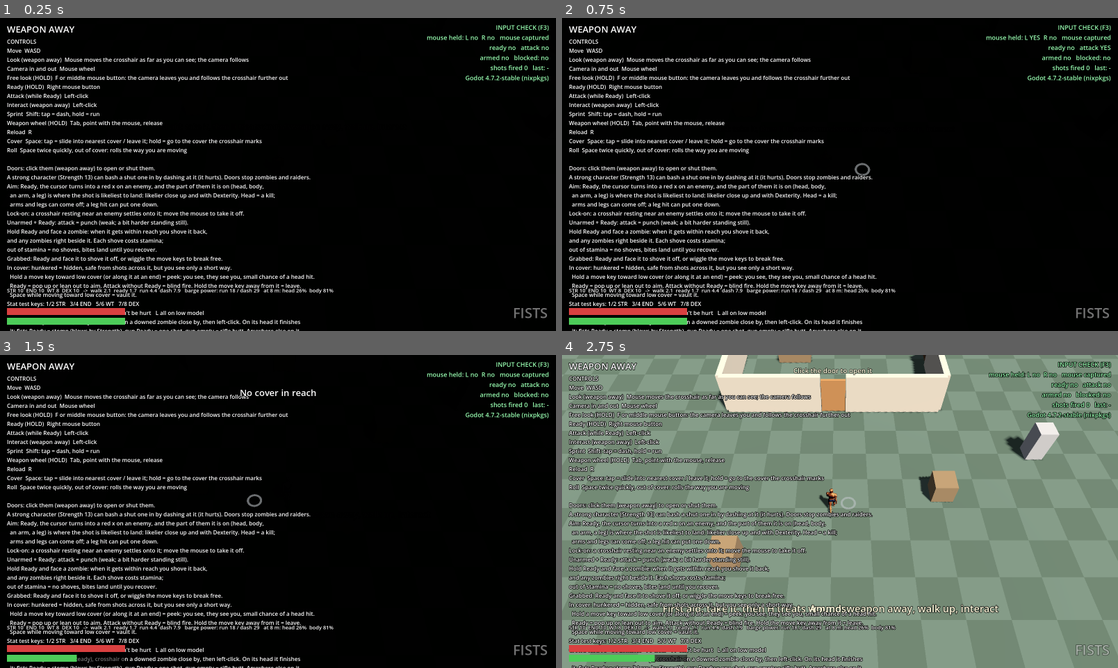
Above: before the commit, frames 1-4 (two rows, left to right).
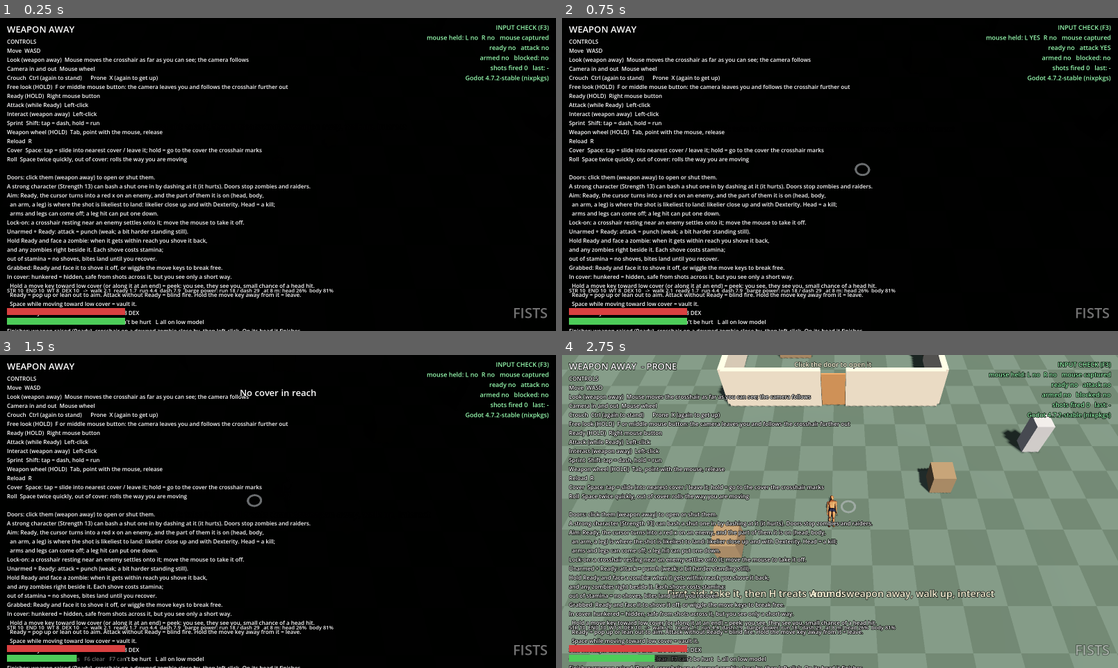
Above: after the commit, the same moments.

Repository: RuneTV64/twinsticksofdepth
Game: Godot game, scene res://main.tscn
Two runs of this game, one before a commit and one after it. Both use one fixed random seed, a clock stepped at 60 frames per second and the inputs below.
Inputs (mouse positions are in pixels of both pictures, inside the frame that each line leads up to):
- Up to frame 1 (0.25 s): no input
- Up to frame 2 (0.75 s): tap Enter at 0.5 s; move the mouse to (867, 174) at 0.52 s; hold W (move_up) from 0.53 s (still down); hold Space (cover) from 0.53 s (still down); click (867, 174) at 0.67 s
- Up to frame 3 (1.5 s): keep holding W (move_up); tap Shift (sprint) at 0.8, 1.35 s; move the mouse to (250, 511) at 1.27 s; release Space (cover) at 1.28 s
- Up to frame 4 (2.75 s): keep holding W (move_up); tap Ctrl (crouch, bound only after the commit) at 1.55, 2.1 s; move the mouse to (851, 505) at 2.02 s; tap X (prone, bound only after the commit) at 2.3 s

The runs differ from the first frame. In frame 1, 9.5% of the frame differs, in the area x 1-57%, y 18-100%; in frame 2, 9.5%; in frame 3, 9.6%; in frame 4, 20%, in the area x 1-90%, y 0-100%.

Commit message:
Stealth: raiders know only what they see or hear; crouch and prone
Raiders see in a cone, take time to notice you, hear footsteps, and when
shot from out of sight learn only the direction. The player can crouch
(Ctrl) and go prone (X): slower, quieter, seen from less far, and hidden
behind low cover.

Co-Authored-By: Claude Fable 5.2 <noreply@anthropic.com>
Claude-Session: https://claude.ai/code/session_016fBGAUWu2qzw7nE8geQqSy

Diff:
--- a/enemy.gd
+++ b/enemy.gd
@@ -1077,7 +1077,8 @@
 	var best_d := INF
 	if player != null and not player.dead:
 		var dp := Vector2(player.global_position.x - global_position.x, player.global_position.z - global_position.z).length()
-		var notice := aggro_range * (HIDDEN_NOTICE if player.in_cover and player.hidden_from(global_position) else 1.0)
+		var notice := aggro_range * (HIDDEN_NOTICE if player.in_cover and player.hidden_from(global_position) else 1.0) \
+			* player.seen_mult()   # crouched or flat, it has to be nearer to notice you
 		if dp < notice:
 			best = player
 			best_d = dp
@@ -1131,6 +1132,8 @@
 	var notice := aggro_range
 	if prey.in_cover and prey.hidden_from(global_position):
 		notice *= HIDDEN_NOTICE
+	if prey == player:
+		notice *= player.seen_mult()
 	chasing = dist < notice
 	if _was_chasing and not chasing:
 		hear_noise(prey.global_position)
--- a/hud.gd
+++ b/hud.gd
@@ -26,6 +26,7 @@
 Move  WASD
 Look (weapon away)  Mouse moves the crosshair as far as you can see; the camera follows
 Camera in and out  Mouse wheel
+Crouch  Ctrl (again to stand)      Prone  X (again to get up)
 Free look (HOLD)  F or middle mouse button: the camera leaves you and follows the crosshair further out
 Ready (HOLD)  Right mouse button
 Attack (while Ready)  Left-click
@@ -385,6 +386,8 @@
 			stance += "  - SPENT"
 		else:
 			stance += "  - guarding"
+	if player.posture > 0:
+		stance += "  - CROUCHED" if player.posture == 1 else "  - PRONE"
 	if player.running:
 		stance += "  - running"
 	if player.cover_entering:
--- a/input_setup.gd
+++ b/input_setup.gd
@@ -37,6 +37,12 @@
 	_action("reload", 0.5)
 	_key("reload", KEY_R)
 
+	# Crouch and prone: each key gets you down, and up again.
+	_action("crouch", 0.5)
+	_key("crouch", KEY_CTRL)
+	_action("prone", 0.5)
+	_key("prone", KEY_X)
+
 	# HOLD: the camera lets go of you and follows the crosshair further out.
 	_action("free_look", 0.5)
 	_key("free_look", KEY_F)
--- a/player.gd
+++ b/player.gd
@@ -344,6 +344,22 @@
 var _dash_dir := Vector3.ZERO
 var _stagger := 0.0
 var held_by: Array[Enemy] = []   # zombies that have hold of you
+## How you are standing: 0 on your feet, 1 crouched, 2 flat on the ground. Lower is slower, quieter and harder
+## to see, and your own eyes are lower too.
+var posture := 0
+var prone_w := 0.0               # for the body: 1 = lying flat
+@export_group("Stealth")
+@export var crouch_speed := 0.55         # of walking speed
+@export var prone_speed := 0.25
+@export var crouch_seen := 0.65          # crouched, you are seen from this much of the usual distance
+@export var prone_seen := 0.4
+@export var crouch_hide_reach := 1.3     # m: crouched this close behind low cover, it hides you from the far side
+@export var prone_hide_reach := 2.6
+@export var noise_run := 10.0            # m your footsteps carry: running
+@export var noise_walk := 4.5
+@export var noise_crouch := 1.5
+@export var noise_prone := 0.8
+@export_group("")
 ## What you carry: weighted slots (inventory.gd).
 var inv := Inventory.new()
 ## Seeing to your wounds (the treatment screen is open). You don't move, and you see only a short way.
@@ -583,7 +599,7 @@
 ## True while your guard is up: Ready unarmed with stamina left to spend.
 ## A drained guard stays down until you've caught your breath (winded clears).
 func is_guarding() -> bool:
-	return armed and is_melee() and not dead and not winded and stamina > 0.0 and not sheet.one_armed
+	return armed and is_melee() and not dead and not winded and stamina > 0.0 and not sheet.one_armed and posture != 2
 
 
 func equip(w: String) -> void:
@@ -711,6 +727,7 @@
 			return
 
 	_update_wheel()
+	_update_posture()
 	_update_stance()
 	_update_aim(delta)
 	_update_cover(delta, move_dir)
@@ -749,7 +766,7 @@
 			spd = run_speed
 		var tired := fatigue()
 		spd *= lerpf(1.0, fatigue_min_speed, tired)
-		spd *= held_speed() * sheet.speed_mult
+		spd *= held_speed() * sheet.speed_mult * [1.0, crouch_speed, prone_speed][posture]
 		if perch > 0.25:
 			spd *= pile_speed   # wading over bodies
 			if move_dir.length() > 0.1:
@@ -1068,7 +1085,7 @@
 			lean = d3 * cover_side * (1.0 if cover_mode == "pop" else 0.7)
 	elif _vault_t > 0.0:
 		crouch = 0.7
-	cover_crouch = crouch
+	cover_crouch = crouch if posture != 1 else maxf(crouch, 0.75)
 	cover_lean_dir = lean
 
 
@@ -1254,7 +1271,7 @@
 
 ## A roll along the ground, the way you are moving (or facing, if you aren't moving).
 func _start_roll(move_dir: Vector3) -> void:
-	if _roll_t > 0.0 or _roll_rec_t > 0.0 or _vault_t > 0.0 or dead or sheet.lame:
+	if _roll_t > 0.0 or _roll_rec_t > 0.0 or _vault_t > 0.0 or dead or sheet.lame or posture == 2:
 		return
 	if not held_by.is_empty():
 		show_status("Held! Shove it off or struggle", 0.8)
@@ -1468,11 +1485,11 @@
 	# Peeking or popped out, your view is back (and you can be seen).
 	var hunkered := in_cover and cover_mode == "hunker"
 	var eyes_down := treating and not treat_look
-	var low_eyes := in_cover and cover_face != null and cover_face.low and (hunkered or cover_side != 0)
+	var low_eyes := (in_cover and cover_face != null and cover_face.low and (hunkered or cover_side != 0)) or posture == 1
 	var k := 1.0 - exp(-10.0 * delta) if delta > 0.0 else 1.0
 	view_range = lerpf(view_range, treat_sight if eyes_down else (cover_hunker_sight if hunkered else sight_range), k)
 	view_near = lerpf(view_near, treat_sight if eyes_down else (cover_hunker_sight if hunkered else sight_near), k)
-	_eye_h = lerpf(_eye_h, (0.6 if low_eyes else sight_eye_height) + perch, k)   # higher up, you see over more
+	_eye_h = lerpf(_eye_h, (0.3 if posture == 2 else (0.6 if low_eyes else sight_eye_height)) + perch, k)   # higher up, you see over more
 	if sight_rays.size() != SIGHT_RAYS:
 		sight_rays.resize(SIGHT_RAYS)
 	if _sight_query == null:
@@ -1662,7 +1679,7 @@
 
 	var want_run := _sprint_t > sprint_tap_time and not armed and move_dir.length() > 0.1 \
 		and not winded and _stagger <= 0.0 and held_by.is_empty() and not in_cover and not cover_entering \
-		and perch <= 0.25 and not sheet.lame
+		and perch <= 0.25 and not sheet.lame and posture != 2
 	running = want_run and stamina > 0.0
 	if running:
 		stamina = maxf(stamina - run_drain * sheet.stamina_cost_mult * delta, 0.0)
@@ -1680,6 +1697,9 @@
 
 
 func _try_dash(move_dir: Vector3) -> void:
+	if posture == 2:
+		show_status("Get up first", 0.8)
+		return
 	if sheet.lame:
 		show_status("Not on one leg", 0.8)
 		return
@@ -1918,6 +1938,8 @@
 ## Throw a punch. It doesn't stop you moving. The less stamina you have, the slower and
 ## weaker it is.
 func _punch() -> void:
+	if posture == 2:
+		return   # not from flat on the ground
 	var tired := 1.0 - clampf(stamina / max_stamina, 0.0, 1.0)
 	var slow := lerpf(1.0, punch_tired_slow, tired)
 	_swing_power = lerpf(1.0, punch_tired_damage, tired)
@@ -2273,6 +2295,53 @@
 	e.rise_from_death()
 
 
+## Crouch (Ctrl) and prone (X): each key gets you down and up again. Anything that needs your legs under you
+## (cover, a dash, a roll, a vault, a run, being grabbed) stands you up.
+func _update_posture() -> void:
+	if Input.is_action_just_pressed("crouch"):
+		posture = 0 if posture == 1 else 1
+	if Input.is_action_just_pressed("prone"):
+		posture = 0 if posture == 2 else 2
+	if in_cover or cover_entering or _dash_t > 0.0 or _roll_t > 0.0 or _roll_rec_t > 0.0 or _vault_t > 0.0 \
+			or not held_by.is_empty() or running or dead or perch > 0.25:
+		posture = 0
+	prone_w = 1.0 if posture == 2 else 0.0
+
+
+## How far off you can be seen, as a share of the watcher's usual range.
+func seen_mult() -> float:
+	return [1.0, crouch_seen, prone_seen][posture]
+
+
+## How far your footsteps carry right now (0 = silent: standing still).
+func noise_radius() -> float:
+	var v := Vector2(velocity.x, velocity.z).length()
+	if v < 0.3 or dead:
+		return 0.0
+	if posture == 2:
+		return noise_prone
+	if posture == 1:
+		return noise_crouch
+	return noise_run if (running or _dash_t > 0.0 or _roll_t > 0.0) else noise_walk
+
+
+## Down low behind something: is it between you and whoever is looking from `from`? (Crouched, low cover close
+## in front of you; flat on the ground, a little further off. Being "in cover" is the cover system's own rule.)
+func low_hidden_from(from: Vector3) -> bool:
+	if posture == 0:
+		return false
+	var me := Vector2(global_position.x, global_position.z)
+	var them := Vector2(from.x, from.z)
+	var reach := crouch_hide_reach if posture == 1 else prone_hide_reach
+	for b in Cover.boxes:
+		if not b.low or not Cover.crosses(them, me, b.rect):
+			continue
+		var near := Vector2(clampf(me.x, b.rect.position.x, b.rect.end.x), clampf(me.y, b.rect.position.y, b.rect.end.y))
+		if me.distance_to(near) <= reach:
+			return true
+	return false
+
+
 ## Sit down and see to your wounds (H), or put it down again.
 func toggle_treat() -> void:
 	if treating:
--- a/player_body.gd
+++ b/player_body.gd
@@ -74,6 +74,7 @@
 var _fist_w := 0.0
 var _gun_w := 0.0
 var _dead_w := 0.0
+var _prone_w := 0.0                 # 1 = flat on the ground, face down (a stand-in: the whole body tipped over)
 var _cover_w := 0.0                 # how far down behind cover (0 standing .. 1 squatting)
 var _lean := 0.0                    # leaning out round an end: + = to the body's left
 var _blind_w := 0.0                 # holding the gun up over, or out round, cover to fire blind
@@ -208,6 +209,7 @@
 	var blind: bool = not melee and (p.cover_blind or p._blind_t > 0.0)
 	_gun_w = _ease(_gun_w, 1.0 if (p.armed or blind) and not melee else 0.0, 16.0, delta)
 	_cover_w = _ease(_cover_w, p.cover_crouch, 13.0, delta)
+	_prone_w = _ease(_prone_w, p.prone_w, 7.0, delta)
 	_lean = _ease(_lean, p.cover_lean_dir.dot(left), 12.0, delta)
 	_blind_w = _ease(_blind_w, 1.0 if blind else 0.0, 16.0, delta)
 	_slide_w = _ease(_slide_w, 1.0 if p.cover_entering else 0.0, 18.0, delta)
@@ -293,6 +295,8 @@
 	var bend := 0.1 * ready_w + 0.14 * tired - 0.022 * b * ba - 0.22 * _flinch - 0.05 * _recoil + 0.14 * shove \
 		+ 0.42 * _cover_w - 0.3 * _slide_w + 0.35 * _vault_w + 0.75 * _roll_w + 0.35 * rising   # hunched behind cover, leaning back in a slide, curled in a roll
 	_tq[_hips] = _ry(hip_yaw + 0.4 * stance_yaw - 0.09 * sn * m) * _rz(-0.035 * cs * m)
+	if _prone_w > 0.001:
+		_tq[_hips] = _rx(1.5 * _prone_w) * _tq[_hips]
 	_tq[_chest] = _ry(-hip_yaw + 0.6 * stance_yaw + punch_twist + 0.12 * _look) \
 		* Quaternion(lean_axis, lean) * _rx(bend) * _rz(-0.34 * _lean) \
 		* _ry(0.19 * sn * m * (1.0 + 0.6 * _run_w)) * _rz(0.035 * cs * m + 0.014 * sw)
--- a/raider.gd
+++ b/raider.gd
@@ -27,7 +27,11 @@
 @export var raider_hp := 60.0           # at Constitution 10
 @export var sight := 18.0               # m. Lowered from 26 (owner, 20 Nov 2026): they shot you from further than you could look
 @export var sight_fov_deg := 150.0      # on watch: how wide in front it notices you
-@export var close_sense := 4.0          # m: on watch, it notices you this close whichever way it faces
+@export var fight_fov_deg := 240.0      # in a fight it is looking about for you, but still not behind itself
+@export var close_sense := 4.0          # (no longer used: it has no eyes in the back of its head; it hears footsteps)
+## Noticing takes time: this long at arm's length, this long at the edge of its sight; longer the lower you are.
+@export var notice_time := Vector2(0.25, 1.6)
+@export var notice_fade := 3.0          # s for a half-formed suspicion to go
 @export var shot_damage := 12.0
 @export var spread_deg := 5.0           # at Dexterity 10, calm: its shots go this far either side of you
 @export var aim_time := 0.55            # s popped out before the first shot
@@ -65,6 +69,7 @@
 var reticle_visible := false
 var reticle_offset := Vector3.ZERO
 var cover_crouch := 0.0
+var prone_w := 0.0                 # (the body reads it; raiders don't go prone yet)
 var cover_lean_dir := Vector3.ZERO
 var cover_blind := false
 var cover_entering := false
@@ -106,6 +111,8 @@
 var _blind_left := 0
 var _unseen_t := 99.0
 var _see_t := 0.0
+var notice := 0.0                  # 0 nothing .. 1 it has seen you
+var _steps_t := 0.0
 var _cover_cd := 0.0
 var _cover_timeout := 0.0
 var _u := 0.0
@@ -251,7 +258,32 @@
 	_unseen_t += delta
 	if _see_t <= 0.0:
 		_see_t = 0.2
-		sees = _can_see_player()
+		var in_view := _can_see_player()
+		var d_p := _xz(player.global_position - global_position).length()
+		if mode == "fight":
+			sees = in_view
+			notice = 1.0 if in_view else notice
+		else:
+			# On watch or searching: a glimpse isn't knowing. It builds, faster close up, slower the lower you are;
+			# a half-formed one turns its head your way.
+			if in_view:
+				var t: float = lerpf(notice_time.x, notice_time.y, clampf(d_p / sight, 0.0, 1.0)) * [1.0, 1.8, 2.5][player.posture]
+				if player.running:
+					t *= 0.6
+				notice = minf(notice + 0.2 / t, 1.0)
+				if notice >= 0.25 and notice < 1.0:
+					var to_p := player.global_position - global_position
+					to_p.y = 0.0
+					_turn(to_p.normalized(), 6.0, 0.2)
+			else:
+				notice = maxf(notice - 0.2 / notice_fade, 0.0)
+			sees = notice >= 1.0
+		# Footsteps: it hears what it can't see, and goes to look. It learns where the sound was, no more.
+		_steps_t -= 0.2
+		var nr: float = player.noise_radius()
+		if not sees and not player.dead and nr > 0.0 and d_p <= nr and _steps_t <= 0.0:
+			_steps_t = 1.0
+			hear_noise(player.global_position, true)
 		if sees:
 			last_seen = player.global_position
 			_unseen_t = 0.0
@@ -348,9 +380,12 @@
 	var to := player.global_position - global_position
 	to.y = 0.0
 	var d := to.length()
-	if d > sight or player.hidden_from(global_position) or hidden_from(player.global_position):
+	if d > sight * player.seen_mult() or player.hidden_from(global_position) or hidden_from(player.global_position) \
+			or player.low_hidden_from(global_position):
 		return false
-	if mode != "fight" and d > close_sense and facing.dot(to / maxf(d, 0.01)) < cos(deg_to_rad(sight_fov_deg) * 0.5):
+	# It sees only what is in front of it. (What is behind it, it has to hear.)
+	var fov := fight_fov_deg if mode == "fight" else sight_fov_deg
+	if d > 0.8 and facing.dot(to / maxf(d, 0.01)) < cos(deg_to_rad(fov) * 0.5):
 		return false
 	var eye := Vector3.UP * 1.5
 	return Projectile.wall_hit(get_world_3d().direct_space_state, global_position + eye,
@@ -398,9 +433,12 @@
 		return
 	if not by_player:
 		return
-	# It knows roughly where that came from.
+	# It knows which way that came from, not where you are: somewhere back along the shot.
 	if not sees and player != null:
-		last_seen = player.global_position
+		var back := Vector3(-dir.x, 0.0, -dir.z)
+		if back.length() > 0.01:
+			var far := minf(_xz(player.global_position - global_position).length(), 9.0) * randf_range(0.6, 1.0)
+			last_seen = global_position + back.normalized().rotated(Vector3.UP, randf_range(-0.3, 0.3)) * far
 		_unseen_t = minf(_unseen_t, lose_time * 0.5)
 	if mode != "fight":
 		_alert()
--- a/tools/cover_pose_preview.gd
+++ b/tools/cover_pose_preview.gd
@@ -6,7 +6,7 @@
 ## Run from a scratch copy of the game project (copy this file to its root), software OpenGL under xvfb:
 ##   ROW=0 OUT=/tmp/cover_0.png xvfb-run -a -s "-screen 0 2400x1600x24" godot --rendering-driver opengl3 \
 ##       --resolution 2240x560 -s res://cover_pose_preview.gd
-## ROW 0 = low cover, ROW 1 = high cover and the vault. Stack the rows with any image tool.
+## ROW 0 = low cover, ROW 1 = high cover and the vault, ROW 2 = crouched and prone (no cover). Stack the rows with any image tool.
 ## Test-only patch for the software renderer: it skips the linear->sRGB step, so the skin shader outputs its
 ## palette colors directly.
 
@@ -28,6 +28,16 @@
 			["Ready: up over it", 1.2, -1, {"armed": true, "weapon": "gun"}],
 			["Blind fire over it", 1.2, -1, {"cover_crouch": 1.0, "cover_blind": true, "weapon": "gun"}],
 			["Ready: leaning out low", 1.2, -1, {"armed": true, "weapon": "gun", "cover_crouch": 0.75, "cover_lean_dir": Vector3(1, 0, 0)}],
+		]
+	if row == 2:
+		return [
+			["Standing (for scale)", 0.0, 1, {"nowall": true}],
+			["Crouched", 0.0, 1, {"cover_crouch": 0.75, "nowall": true}],
+			["Crouched, moving", 0.0, 1, {"cover_crouch": 0.75, "velocity": Vector3(1.2, 0, 0), "nowall": true}],
+			["Crouched, gun Ready", 0.0, 1, {"cover_crouch": 0.75, "armed": true, "weapon": "gun", "nowall": true}],
+			["Prone", 0.0, 1, {"prone_w": 1.0, "nowall": true}],
+			["Prone, crawling", 0.0, 1, {"prone_w": 1.0, "velocity": Vector3(0.5, 0, 0), "nowall": true}],
+			["Prone, gun Ready", 0.0, 1, {"prone_w": 1.0, "armed": true, "weapon": "gun", "nowall": true}],
 		]
 	return [
 		["Back to the wall", 2.6, 1, {}],
Binary file added: tools/preview/stances.png
Not shown, changed: CLAUDE.md
